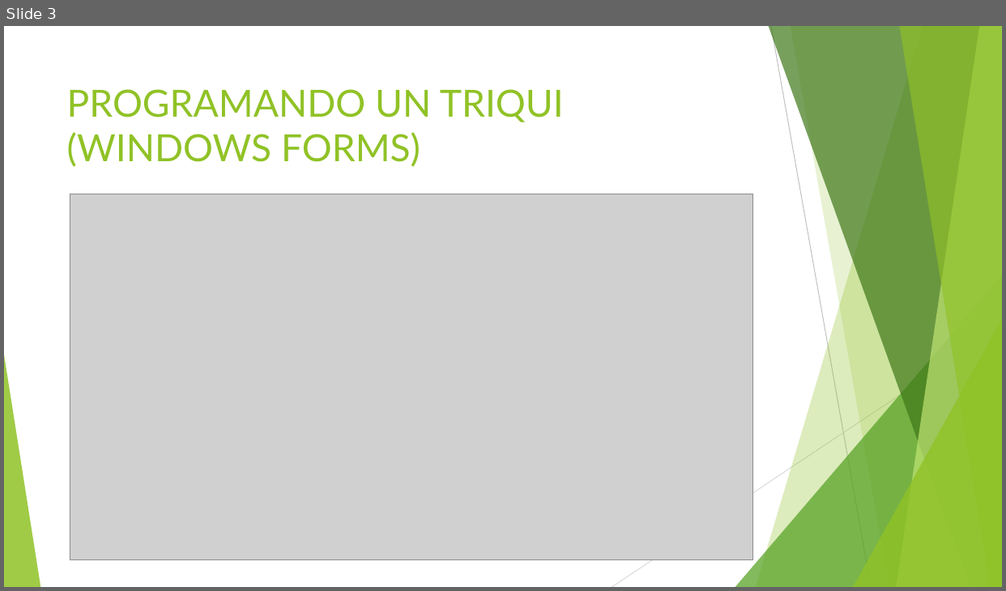
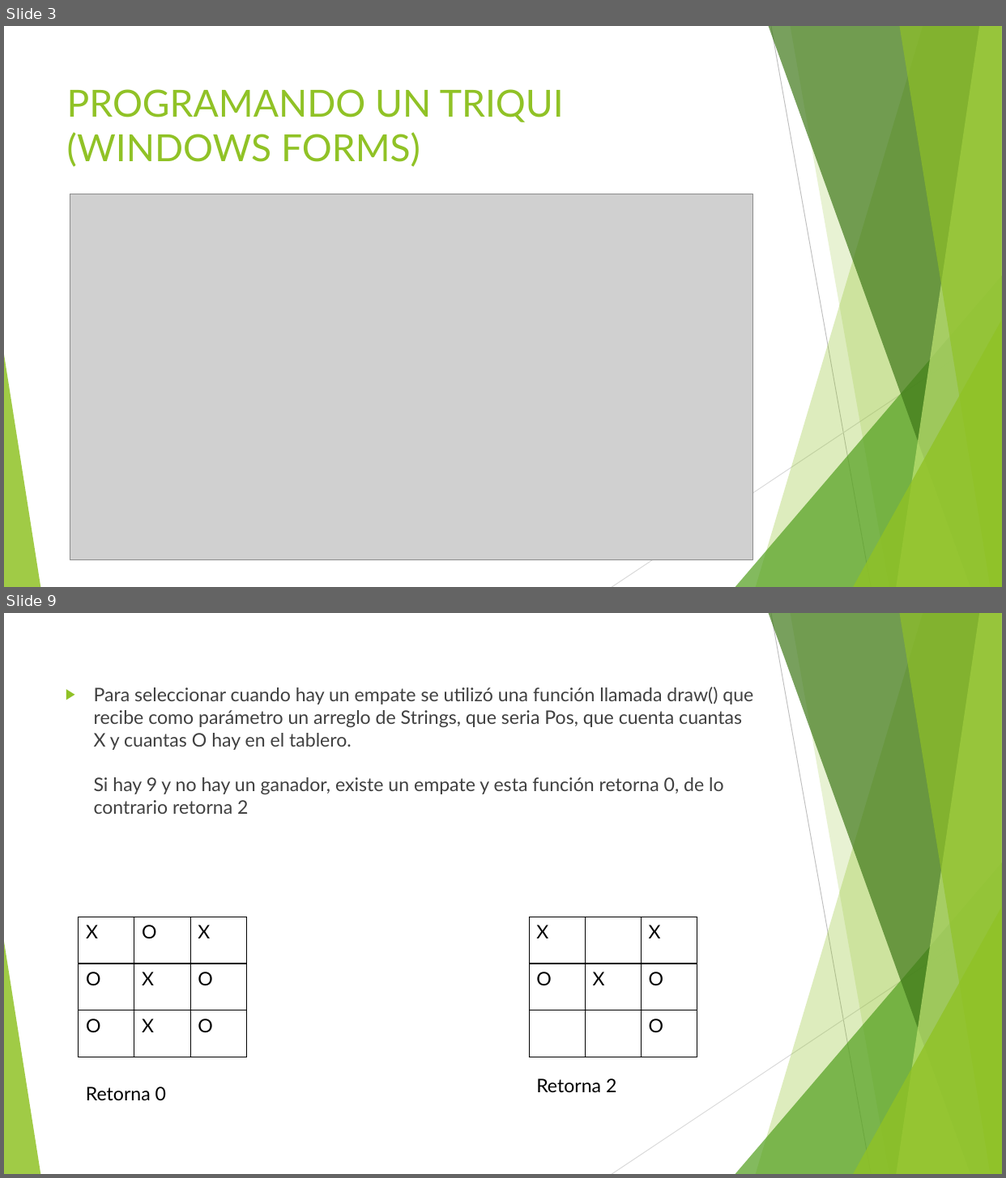
Before and after one commit to Diuke/TicTacToe, a slide deck: Research/Triqui Presentation.pptx. Shown one above the other, each under a label of ours: slide 3 before the commit, slides 3 and 9 after it; the slides between them are not shown. The pictures are 1006x591 and 1006x1178 pixels, drawn with LibreOffice and Linux fonts; fonts in the diff are those of the drawing; grey boxes stand for pictures. Boxes give left, top, right and bottom in pixels: in the first picture for what was removed or moved away, otherwise in the second. Text is boxed around its words. In the diff, an @@ line names an element or a change of style, - is before the commit and + after.

```diff
--- a/Research/Triqui Presentation.pptx
+++ b/Research/Triqui Presentation.pptx
@@ slide 9 added at <box>4,613,1002,1174</box>, background #FFFFFF; not listed: 10 template elements that a slide beside it also shows @@
@@ text added at <box>94,687,753,814</box>, 18 pt, text #404040 @@
+▶ Para seleccionar cuando hay un empate se utilizó una función llamada draw() que recibe como parámetro un arreglo de Strings, que seria Pos, que cuenta cuantas X y cuantas O hay en el tablero.
+  Si hay 9 y no hay un ganador, existe un empate y esta función retorna 0, de lo contrario retorna 2
@@ table added at <box>78,917,246,1057</box>, 3 rows, 3 columns @@
+X | O | X
+O | X | O
+O | X | O
@@ table added at <box>530,917,698,1057</box>, 3 rows, 3 columns @@
+X |  | X
+O | X | O
+ |  | O
@@ text added at <box>86,1087,166,1101</box>, 18 pt, text #000000 @@
+Retorna 0
@@ text added at <box>536,1079,616,1093</box>, 18 pt, text #000000 @@
+Retorna 2
```
Also in this commit, not shown: 1 slide changed, 9 other slides added, 13 other files.
